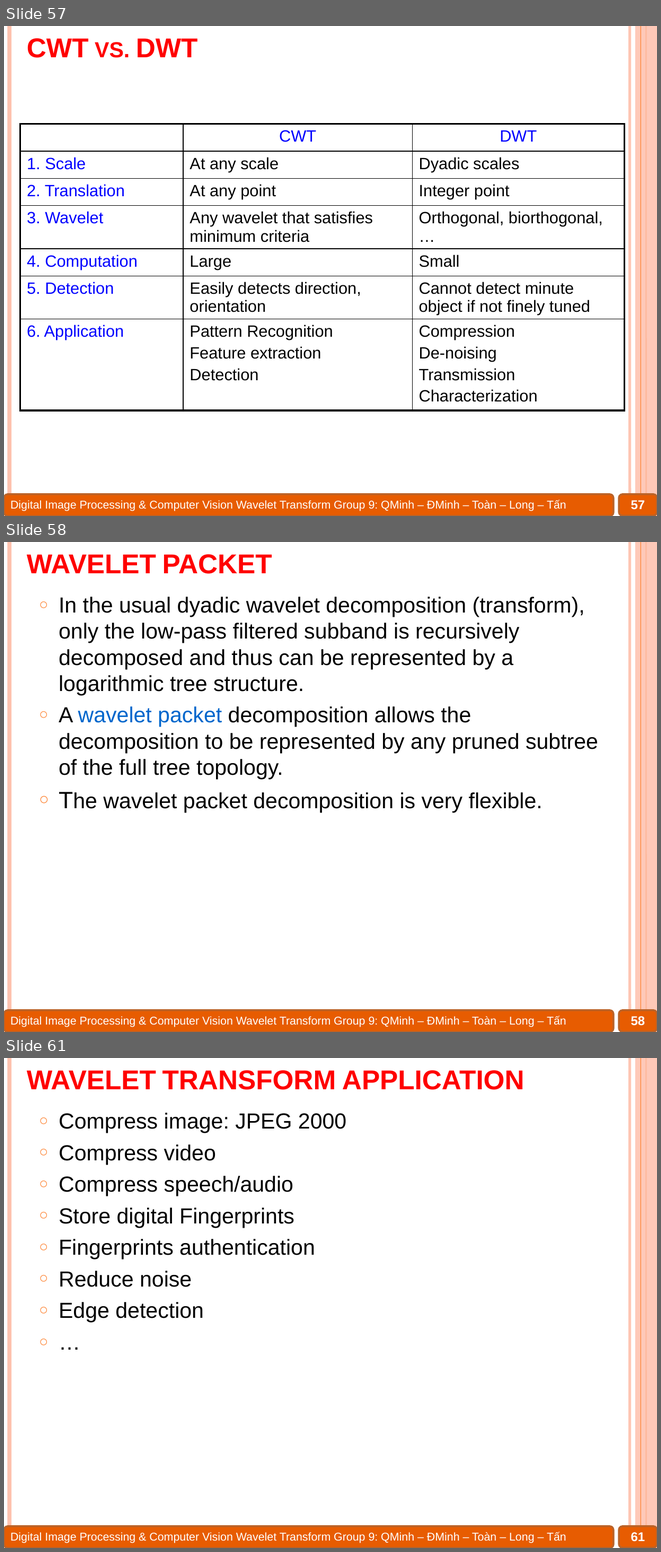
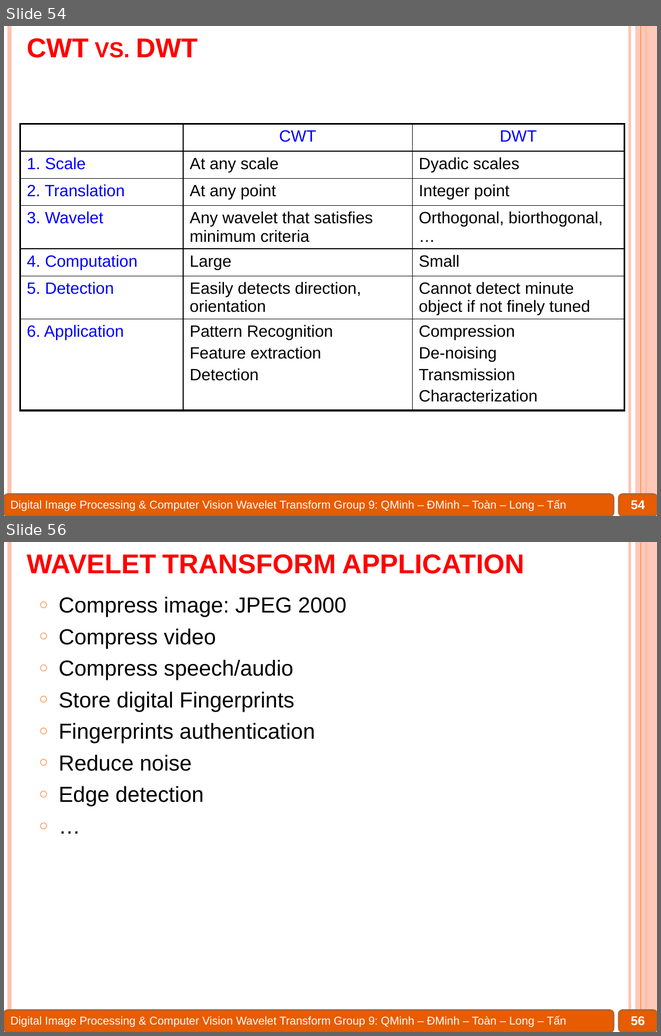
Before and after one commit to Alex7Huynh/dip-g9, a slide deck: 6. PPT/Wavelet transform.pptx. Shown one above the other, each under a label of ours: slides 57, 58 and 61 before the commit, slides 54 and 56 after it; the slides between them are not shown. The pictures are 661x1552 and 661x1036 pixels, drawn with LibreOffice and Linux fonts; fonts in the diff are those of the drawing. Boxes give left, top, right and bottom in pixels: in the first picture for what was removed or moved away, otherwise in the second. Text is boxed around its words. In the diff, an @@ line names an element or a change of style, - is before the commit and + after.

```diff
--- a/6. PPT/Wavelet transform.pptx
+++ b/6. PPT/Wavelet transform.pptx
@@ slide 58 removed at <box>4,542,657,1032</box>, background #FFFFFF; not listed: 8 template elements that a slide beside it also shows @@
@@ title removed at <box>27,554,272,574</box> @@
-WAVELET PACKET
@@ text removed at <box>59,597,598,812</box> @@
-○ In the usual dyadic wavelet decomposition (transform), only the low-pass filtered subband is recursively decomposed and thus can be represented by a logarithmic tree structure.
-○ A wavelet packet decomposition allows the decomposition to be represented by any pruned subtree of the full tree topology.
-○ The wavelet packet decomposition is very flexible.
@@ page number removed at <box>631,1016,645,1025</box> @@
-58
@@ what was slide 57 is now slide 54 @@
@@ page number at <box>631,500,645,509</box>: text changed @@
-57
+54
@@ what was slide 61 is now slide 56 @@
@@ page number at <box>631,1016,645,1025</box>: text changed @@
-61
+56
```
Also in this commit, not shown: 8 slides changed, 6 other slides removed, 3 other files.
